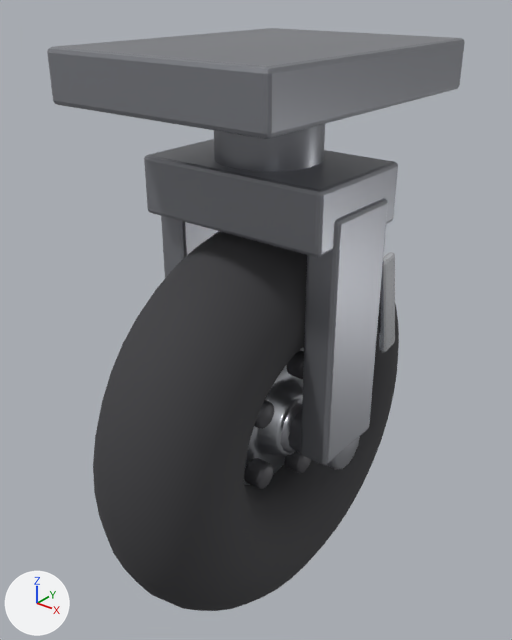
An edit to the glTF model models/wheel_heavy.glb, drawn before and after from the same camera.
The view is the same before and after, from a camera (50 mm lens) standing at (0.988, -1.281, 0.883) and looking at (-0.042, 0.006, 0.085). Every picture has the same lights, and +X, +Y and +Z are marked at lower left. The picture after the commit comes second. Vertices at exactly the same position are counted once.

The older version as bpy lines, for what is in view:
```python
mat_hub = principled_material('hub')
mat_hub.base_color = (0.45, 0.46, 0.5)  # grey #b3b5bc
mat_hub.metallic = 0.9
mat_hub.roughness = 0.28
mat_rim = principled_material('rim')
mat_rim.base_color = (0.55, 0.57, 0.61)  # light grey #c4c7cd
mat_rim.metallic = 0.92
mat_rim.roughness = 0.28
mat_rubber = principled_material('rubber')
mat_rubber.base_color = (0.05, 0.05, 0.055)  # dark grey #3f3f42
mat_rubber.roughness = 0.9
me_cube = bpy.data.meshes.new('Cube')
me_cube.from_pydata(...)  # 3655 vertices, 7226 faces; spans x -0.281..0.281, y -0.541..0.541, z -0.716..0.756
# faces by material slot: [644, 286, 756, 1760, 2760, 1020]
me_cube.materials.append(mat_strut)  # grey #95979e
me_cube.materials.append(mat_piston)  # white #eaecf1
me_cube.materials.append(mat_hub)  # grey #b3b5bc
me_cube.materials.append(mat_rubber)  # dark grey #3f3f42
me_cube.materials.append(mat_dark)  # dark grey #59595d
me_cube.materials.append(mat_rim)  # light grey #c4c7cd
ob_wheel_heavy = bpy.data.objects.new('wheel_heavy', me_cube)
ob_wheel_heavy.location = (0.0, 0.0, 0.0)
```
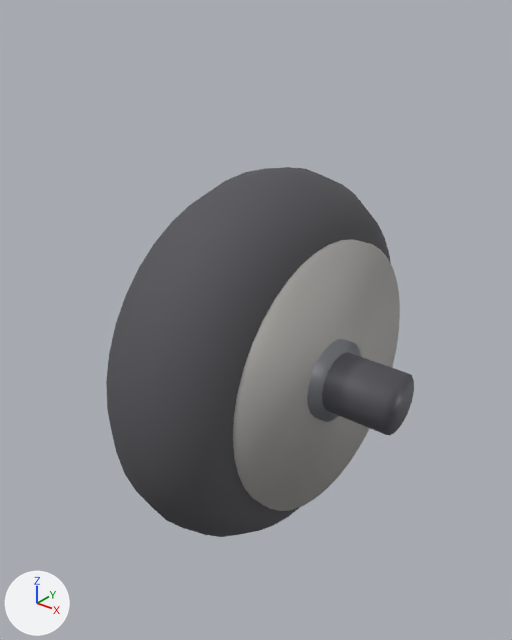
Location of each change, [x1, y1, x2, y2] in pixels of the pictures (512 x 640 px):
'wheel_heavy', reshaped (26% narrower, 36% shorter): before [47, 28, 465, 611]; after [106, 167, 414, 537]
part 1 of me_cube, added: after [106, 167, 391, 537]
part 2 of me_cube, added: after [233, 239, 400, 511]
part 3 of me_cube, added: after [307, 339, 361, 422]
part 4 of me_cube, added: after [322, 352, 414, 436]
part 5 of me_cube, deleted: before [93, 232, 399, 611]
part 6 of me_cube, deleted: before [244, 347, 304, 485]
part 7 of me_cube, deleted: before [280, 399, 303, 453]
part 8 of me_cube, deleted: before [287, 350, 304, 379]
part 9 of me_cube, deleted: before [254, 400, 274, 429]
part 10 of me_cube, deleted: before [244, 458, 273, 489]
part 11 of me_cube, deleted: before [284, 451, 311, 473]
part 12 of me_cube, deleted: before [214, 124, 325, 172]
part 13 of me_cube, deleted: before [288, 409, 360, 469]
part 14 of me_cube, deleted: before [47, 28, 465, 139]
part 15 of me_cube, deleted: before [161, 216, 220, 278]
part 16 of me_cube, deleted: before [144, 139, 398, 257]
part 17 of me_cube, deleted: before [301, 198, 388, 465]
part 18 of me_cube, deleted: before [379, 252, 395, 353]

Diff of the bpy script that builds the scene:
```diff
--- a/models/wheel_heavy.glb.py
+++ b/models/wheel_heavy.glb.py
@@ mat_hub @@
 mat_hub = principled_material('hub')
-mat_hub.base_color = (0.45, 0.46, 0.5)  # grey #b3b5bc
-mat_hub.metallic = 0.9
+mat_hub.base_color = (0.3, 0.31, 0.34)  # grey #95979e
+mat_hub.metallic = 0.65
 mat_hub.roughness = 0.28
@@ mat_rubber @@
 mat_rubber = principled_material('rubber')
-mat_rubber.base_color = (0.05, 0.05, 0.055)  # dark grey #3f3f42
+mat_rubber.base_color = (0.09, 0.09, 0.1)  # dark grey #555559
 mat_rubber.roughness = 0.9
@@ mat_rim @@
 mat_rim = principled_material('rim')
-mat_rim.base_color = (0.55, 0.57, 0.61)  # light grey #c4c7cd
-mat_rim.metallic = 0.92
-mat_rim.roughness = 0.28
+mat_rim.base_color = (0.46, 0.45, 0.43)  # grey #b5b3af
+mat_rim.metallic = 0.25
+mat_rim.roughness = 0.55
@@ me_cube @@
-me_cube.from_pydata(...)  # 3655 vertices, 7226 faces; spans x -0.281..0.281, y -0.541..0.541, z -0.716..0.756
-me_cube.materials.append(mat_strut)  # grey #95979e
-me_cube.materials.append(mat_piston)  # white #eaecf1
+me_cube.from_pydata(...)  # 880 vertices, 1744 faces; spans x -0.38..0.38, y -0.48..0.48, z -0.48..0.48
+# me_cube part 1: a new loose piece, a torus around x (ring radius 0.3, tube radius 0.18) spanning x -0.18..0.18, y -0.48..0.48, z -0.48..0.48, in mat_rubber (dark grey #555559)
+# me_cube part 2: a new loose piece, a 40-sided cylinder along x spanning x 0.055..0.197, y -0.34..0.34, z -0.34..0.34, in mat_rim (grey #b5b3af)
+# me_cube part 3: a new loose piece, a 24-sided cylinder along x spanning x -0.221..0.221, y -0.102..0.102, z -0.102..0.102, in mat_hub (grey #95979e)
+# me_cube part 4: a new loose piece, a 16-sided cylinder along x spanning x -0.38..0.38, y -0.076..0.076, z -0.076..0.076, in mat_dark (dark grey #65656c)
+# me_cube part 5: the loose piece of 880 vertices spanning x -0.173..0.173, y -0.541..0.541, z -0.716..0.366 is deleted
+# me_cube part 6: the loose piece of 512 vertices spanning x -0.105..0.105, y -0.257..0.257, z -0.431..0.081 is deleted
+# me_cube part 7: the loose piece of 150 vertices spanning x 0.032..0.136, y -0.081..0.081, z -0.259..-0.091 is deleted
+# me_cube part 8: the loose piece of 140 vertices spanning x 0.047..0.1, y 0.014..0.084, z -0.06..0.01 is deleted
+# me_cube part 9: the loose piece of 140 vertices spanning x 0.047..0.1, y -0.162..-0.092, z -0.117..-0.047 is deleted
+# me_cube part 10: the loose piece of 140 vertices spanning x 0.047..0.1, y -0.162..-0.092, z -0.303..-0.233 is deleted
+# me_cube part 11: the loose piece of 140 vertices spanning x 0.047..0.1, y 0.014..0.084, z -0.36..-0.29 is deleted
+# me_cube part 12: the loose piece of 108 vertices spanning x -0.123..0.123, y -0.125..0.125, z 0.439..0.7 is deleted
+# me_cube part 13: the loose piece of 84 vertices spanning x -0.257..0.257, y -0.063..0.063, z -0.236..-0.114 is deleted
+# me_cube part 14: the loose piece of 56 vertices spanning x -0.281..0.281, y -0.368..0.368, z 0.644..0.756 is deleted
+# me_cube part 15: the loose piece of 56 vertices spanning x -0.259..-0.182, y -0.105..0.105, z -0.175..0.439 is deleted
+# me_cube part 16: the loose piece of 56 vertices spanning x -0.249..0.249, y -0.157..0.157, z 0.369..0.509 is deleted
+# me_cube part 17: the loose piece of 56 vertices spanning x 0.182..0.259, y -0.105..0.105, z -0.175..0.439 is deleted
+# me_cube part 18: the loose piece of 51 vertices spanning x 0.211..0.231, y 0.157..0.263, z -0.008..0.272 is deleted
+# other edits to the shape of me_cube do not show in these pictures
 me_cube.materials.append(mat_hub)
@@ me_cube @@
 me_cube.materials.append(mat_rim)
+me_cube.materials.append(mat_rim_001)  # grey #b5b3af
```
